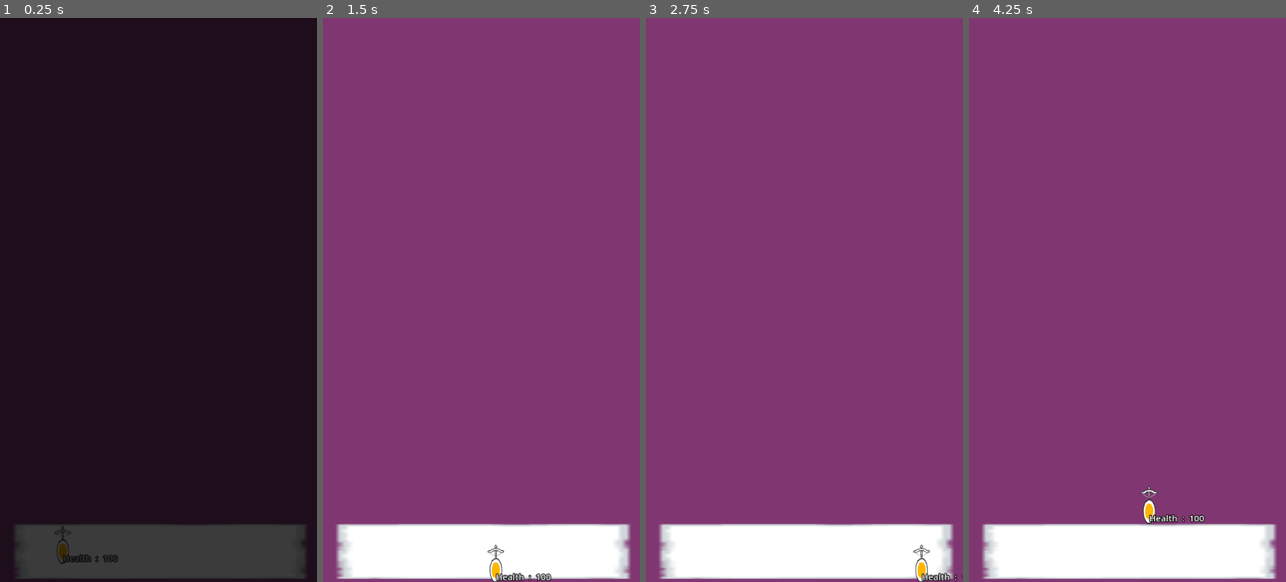
Above: before the commit, frames 1-4 (left to right).
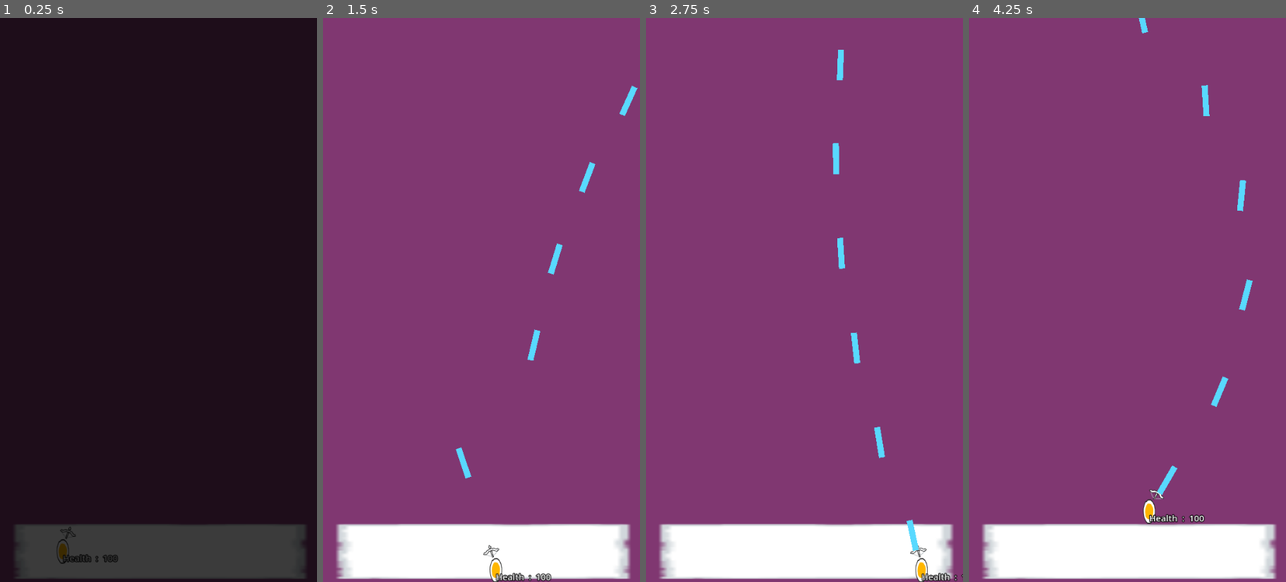
Above: after the commit, the same moments.

Repository: danmiltenberger/GlobalGameJam
Game: Godot game, scene res://LevelControl/root.tscn
Same seed, same stepped clock (60 frames per second), same inputs: the game is played once before the commit and once after it.
Inputs (mouse positions are in pixels of both pictures, inside the frame that each line leads up to):
- Up to frame 1 (0.25 s): no input
- Up to frame 2 (1.5 s): move the mouse to (551, 271) at 0.52 s; press the mouse at (551, 271) at 0.53 s; hold Right (ui_right) 0.53-1.28 s; move the mouse to (418, 328) at 1.27 s; release the mouse at (418, 328) at 1.28 s; hold Down (ui_down) from 1.28 s (still down); click (418, 328) at 1.35 s
- Up to frame 3 (2.75 s): move the mouse to (836, 175) at 2.02 s; release Down (ui_down) at 2.03 s; press the mouse at (836, 175) at 2.03 s; hold Right (ui_right) from 2.03 s (still down)
- Up to frame 4 (4.25 s): move the mouse to (1111, 412) at 2.77 s; release Right (ui_right) at 2.78 s; release the mouse at (1111, 412) at 2.78 s; hold Up (ui_up) 2.78-3.53 s; click (1111, 412) at 2.85 s; move the mouse to (1222, 384) at 3.52 s; press the mouse at (1222, 384) at 3.53 s; hold Left (ui_left) from 3.53 s (still down)

The runs differ from the first frame. In frame 1, less than 0.1% of the frame differs, in the area x 17-24%, y 90-93%; in frame 2, 0.6%; in frame 3, 0.7%, in the area x 58-90%, y 5-96%; in frame 4, 0.7%.
Error in both runs: Invalid call. Nonexistent function 'send_projectiles' in base 'Node2D (HecklerHandler)'. (res://Levels/Level.gd:10)

Commit message:
Gun shooting

Diff:
--- a/Levels/level_1.tscn
+++ b/Levels/level_1.tscn
@@ -1,14 +1,10 @@
-[gd_scene load_steps=4 format=3 uid="uid://c732t822vm88s"]
+[gd_scene load_steps=3 format=3 uid="uid://c732t822vm88s"]
 
 [ext_resource type="PackedScene" uid="uid://ckxqttk5emo1g" path="res://LevelControl/level.tscn" id="1_vkf8y"]
-[ext_resource type="PackedScene" uid="uid://pioiwm2jyoih" path="res://Weapons/gun_1.tscn" id="3_fhgrs"]
-[ext_resource type="PackedScene" uid="uid://cxh6pfj8joxx6" path="res://LevelControl/heckler_handler.tscn" id="4_fxlfk"]
+[ext_resource type="PackedScene" path="res://LevelControl/heckler_handler.tscn" id="4_fxlfk"]
 
 [node name="Level1" instance=ExtResource("1_vkf8y")]
 
 [node name="HecklerHandler" parent="Projectiles" index="0" instance=ExtResource("4_fxlfk")]
 position = Vector2(479, 306)
 scale = Vector2(0.25, 0.25)
-
-[node name="Gun1" parent="Player" index="3" instance=ExtResource("3_fhgrs")]
-position = Vector2(0, -65)
--- a/Player/player.tscn
+++ b/Player/player.tscn
@@ -1,8 +1,9 @@
-[gd_scene load_steps=5 format=3 uid="uid://4jg1cfimm6ej"]
+[gd_scene load_steps=6 format=3 uid="uid://4jg1cfimm6ej"]
 
 [ext_resource type="Script" path="res://Player.gd" id="1_dt1rp"]
 [ext_resource type="Texture2D" uid="uid://c1xn6ejsbqdbd" path="res://Graphics/Placeholder/kenny_tilesheet.png" id="2_e4vh7"]
 [ext_resource type="PackedScene" uid="uid://d1i32see57qax" path="res://Custom Components/inspect_component.tscn" id="3_7akyb"]
+[ext_resource type="PackedScene" uid="uid://pioiwm2jyoih" path="res://Weapons/gun_1.tscn" id="4_vhcor"]
 
 [sub_resource type="CapsuleShape2D" id="CapsuleShape2D_dddic"]
 radius = 22.0
@@ -22,3 +23,6 @@
 region_rect = Rect2(256, 512, 64, 64)
 
 [node name="InspectComponent" parent="." instance=ExtResource("3_7akyb")]
+
+[node name="Gun1" parent="." instance=ExtResource("4_vhcor")]
+position = Vector2(0, -16)
--- /dev/null
+++ b/Weapons/bullet_1.gd
@@ -0,0 +1,17 @@
+extends Node2D
+
+@export var speed := 2.0
+
+@onready var auto_free_timer := Timer.new()
+
+
+# Called when the node enters the scene tree for the first time.
+func _ready():
+	auto_free_timer.wait_time = 10.0
+	auto_free_timer.autostart = true
+	auto_free_timer.connect("timeout", queue_free)
+
+# Called every frame. 'delta' is the elapsed time since the previous frame.
+func _process(delta):
+	var dir := Vector2(cos(rotation), sin(rotation))
+	position += dir * speed * delta
--- /dev/null
+++ b/Weapons/bullet_1.tscn
@@ -0,0 +1,15 @@
+[gd_scene load_steps=3 format=3 uid="uid://dlukjfs2piam1"]
+
+[ext_resource type="Texture2D" uid="uid://chd8ip4t380c8" path="res://Graphics/Square.png" id="1_hsthd"]
+[ext_resource type="Script" path="res://Weapons/bullet_1.gd" id="1_xuetb"]
+
+[node name="Bullet1" type="Node2D"]
+modulate = Color(0.345098, 0.85098, 1, 1)
+position = Vector2(33, 0)
+scale = Vector2(0.310442, 0.295159)
+script = ExtResource("1_xuetb")
+speed = 2400.0
+
+[node name="Sprite2D" type="Sprite2D" parent="."]
+scale = Vector2(1.31416, 0.27112)
+texture = ExtResource("1_hsthd")
--- a/Weapons/gun_1.gd
+++ b/Weapons/gun_1.gd
@@ -2,30 +2,32 @@
 
 # when the player presses shoot, send a word in that direction
 
-var cooldown_sec_left: float
-var can_shoot: bool = true
-@onready var timer = Timer.new()
+@export var bullet_scn: PackedScene
+
+@export var cooldown_base_sec: float = 0.2
+var cooldown_remaining_sec: float = 0.0
+
+@onready var marker: Marker2D = get_node("InstancePoint")
 
 func _ready() -> void:
 	print_debug("gun 1 ready")
 
 func _process(delta: float) -> void:
-	if Input.is_action_just_pressed("shoot"):
-		print_debug("shoot action pressed!")
-		shoot("word")
+	# point to mouse
+	var mouse_world_pos := get_global_mouse_position()
+	var gun_to_mouse := mouse_world_pos - global_position
+	var angle_to_mouse := gun_to_mouse.angle()
+	rotation = angle_to_mouse
 
+	# shoot automatically
+	cooldown_remaining_sec -= delta
+	if cooldown_remaining_sec <= 0.0:
+		if Input.is_action_pressed("shoot"):
+			shoot()
 
-func shoot(bullet_str: String):
-	var bullet  = load("res://Projectiles/" + bullet_str + ".tscn")
-	bullet.instantiate()
-
-
-func cooldown_timer(seconds):
-	timer.wait_time = seconds
-	timer.one_shot = true
-	timer.start()
-	cooldown_sec_left = timer.time_left
-
-
-func cooldown_timer_timeout():
-	can_shoot = true
+func shoot():
+	cooldown_remaining_sec = cooldown_base_sec
+	var bullet := bullet_scn.instantiate()
+	get_tree().get_current_scene().add_child(bullet)
+	bullet.global_position = marker.global_position
+	bullet.rotation = rotation
--- a/Weapons/gun_1.tscn
+++ b/Weapons/gun_1.tscn
@@ -1,13 +1,20 @@
-[gd_scene load_steps=2 format=3 uid="uid://pioiwm2jyoih"]
+[gd_scene load_steps=4 format=3 uid="uid://pioiwm2jyoih"]
 
 [ext_resource type="Texture2D" uid="uid://c1xn6ejsbqdbd" path="res://Graphics/Placeholder/kenny_tilesheet.png" id="1_1ku8r"]
+[ext_resource type="Script" path="res://Weapons/gun_1.gd" id="1_kb3em"]
+[ext_resource type="PackedScene" uid="uid://dlukjfs2piam1" path="res://Weapons/bullet_1.tscn" id="2_dhpsx"]
 
 [node name="Gun1" type="Node2D"]
+script = ExtResource("1_kb3em")
+bullet_scn = ExtResource("2_dhpsx")
+cooldown_base_sec = 0.12
 
 [node name="Sprite2D" type="Sprite2D" parent="."]
+position = Vector2(51, 2.08165e-12)
+rotation = 1.5708
 texture = ExtResource("1_1ku8r")
 region_enabled = true
 region_rect = Rect2(320, 576, 64, 64)
 
 [node name="InstancePoint" type="Marker2D" parent="."]
-position = Vector2(0, -22)
+position = Vector2(65, 2.08165e-12)
--- a/project.godot
+++ b/project.godot
@@ -63,7 +63,8 @@
 }
 shoot={
 "deadzone": 0.5,
-"events": []
+"events": [Object(InputEventMouseButton,"resource_local_to_scene":false,"resource_name":"","device":-1,"window_id":0,"alt_pressed":false,"shift_pressed":false,"ctrl_pressed":false,"meta_pressed":false,"button_mask":0,"position":Vector2(0, 0),"global_position":Vector2(0, 0),"factor":1.0,"button_index":1,"canceled":false,"pressed":false,"double_click":false,"script":null)
+]
 }
 
 [rendering]
